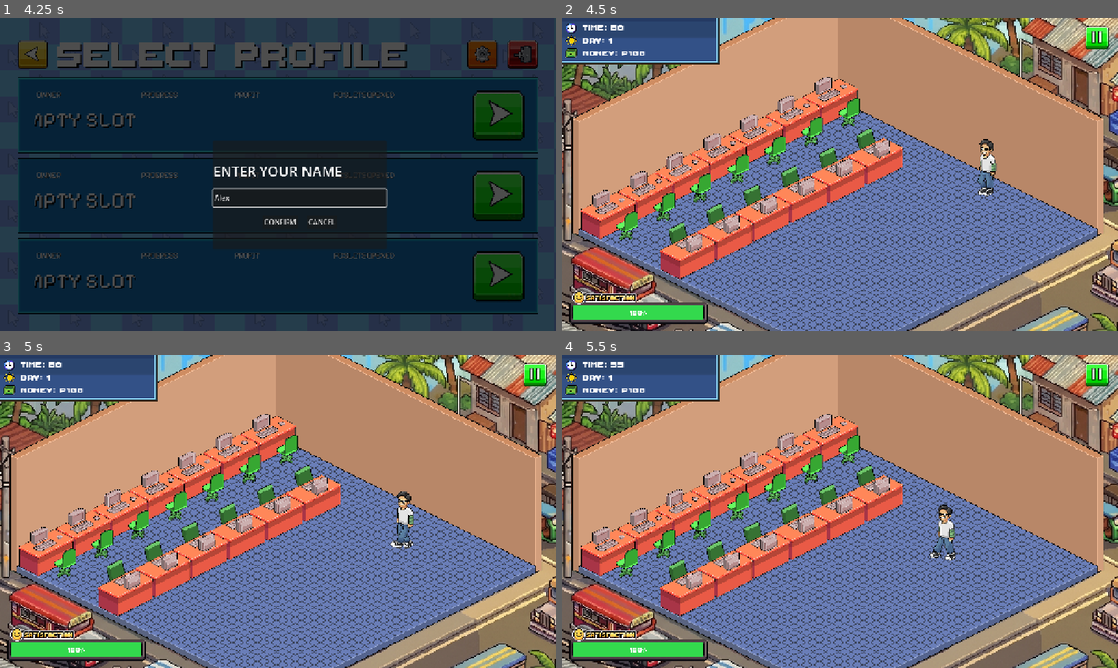
Above: before the commit, frames 1-4 (two rows, left to right).
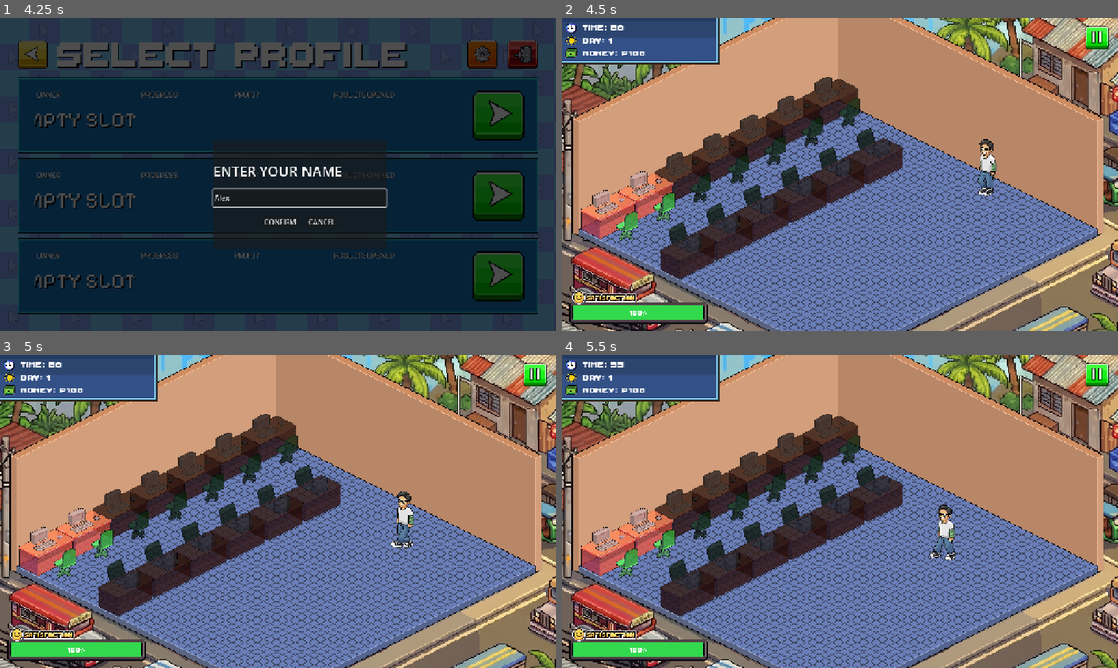
Above: after the commit, the same moments.

Repository: vinnyy-ph/gvd-project-overclocked
Game: Godot game, scene res://ui/main_menu_v2/MainMenuV2.tscn
Two runs of this game, one before a commit and one after it. Both use one fixed random seed, a clock stepped at 60 frames per second and the inputs below. Sound files missing from this copy of the repository are replaced by a short silence.
Inputs (mouse positions are in pixels of both pictures, inside the frame that each line leads up to):
- Up to frame 1 (4.25 s): click (450, 105) at 0.5 s; click (278, 115) at 1.25 s; click (300, 199) at 2.02 s; type "Alex" at 2.1 s; click (278, 196) at 2.75 s; click (278, 274) at 3.5 s
- Up to frame 2 (4.5 s): click "CONFIRM" at 4.25 s
- Up to frame 3 (5 s): no input
- Up to frame 4 (5.5 s): click (828, 439) at 5.02 s

Frame 1 is identical in both runs. In frame 2, 12% of the frame differs, in the area x 3-62%, y 18-84%; in frame 3, 12%; in frame 4, 12%.

Commit message:
Add queue checks, sfx, desk visuals
Prevent players from dragging customers who are not first in line by checking is_first_in_line in Customer._input and showing a temporary "WAIT YOUR TURN!" warning. Add spawn and assign SFX to AudioManager and play them on customer spawn/assign. Change shop behavior: default every_pc_unlocked to false, store original desk scales, and set static desk opacity (1.0 when occupied, 0.8 when free) for clearer visual state. Also rename an AnimatedSprite node to OwnerWalkiing and remove unused CustomerWaiting nodes from the shop_floor scene.

Diff:
--- a/core/autoloads/audio_manager/audio_manager.gd
+++ b/core/autoloads/audio_manager/audio_manager.gd
@@ -14,7 +14,9 @@
 	"success": preload("res://assets/audio/sfx/issue_complete.ogg"),
 	"fail": preload("res://assets/audio/sfx/issue_failed.ogg"),
 	"coin": preload("res://assets/audio/sfx/coin.wav"),
-	"day_start": preload("res://assets/audio/sfx/day_start.ogg")
+	"day_start": preload("res://assets/audio/sfx/day_start.ogg"),
+	"spawn": preload("res://assets/audio/sfx/button_click.wav"),
+	"assign": preload("res://assets/audio/sfx/coin.wav")
 }
 
 func _ready():
--- a/core/shop_floor/customer.gd
+++ b/core/shop_floor/customer.gd
@@ -157,6 +157,11 @@
 					var size = texture.get_size()
 					var rect = Rect2(-size/2, size)
 					if rect.has_point(local_pos):
+						var shop = get_tree().current_scene
+						if shop.has_method("is_first_in_line") and not shop.is_first_in_line(self):
+							shop.show_queue_warning(global_position)
+							return
+
 						is_dragging = true
 						_set_drag_visual(true)
 						drag_offset = get_global_mouse_position() - global_position
@@ -182,6 +187,11 @@
 				var size = texture.get_size()
 				var rect = Rect2(-size/2, size)
 				if rect.has_point(local_pos):
+					var shop = get_tree().current_scene
+					if shop.has_method("is_first_in_line") and not shop.is_first_in_line(self):
+						shop.show_queue_warning(global_position)
+						return
+
 					is_dragging = true
 					_set_drag_visual(true)
 					drag_offset = mouse_pos - global_position
--- a/core/shop_floor/shop_floor_scrollable.gd
+++ b/core/shop_floor/shop_floor_scrollable.gd
@@ -6,7 +6,7 @@
 @onready var satisfaction_bar = $CanvasLayer/HUD/SatisfactionBar
 @onready var time_label = $CanvasLayer/HUD/TimeLabel
 
-@export var every_pc_unlocked: bool = true
+@export var every_pc_unlocked: bool = false
 
 @onready var issue_buttons: Array = []
 
@@ -29,6 +29,7 @@
 # Map slots to their desk nodes and positions
 var seat_nodes: Array = []
 var seat_positions: Array = []
+var original_desk_scales: Array = []
 var issue_labels: Array = []
 
 # Texture constants
@@ -56,6 +57,7 @@
 
 	seat_nodes.resize(num_slots)
 	seat_positions.resize(num_slots)
+	original_desk_scales.resize(num_slots)
 	issue_labels.resize(num_slots)
 	issue_buttons.resize(num_slots)
 	base_positions.resize(num_slots)
@@ -71,6 +73,7 @@
 			desk_node.modulate = modulate_color
 			seat_nodes[slot_idx] = desk_node
 			seat_positions[slot_idx] = desk_node.global_position
+			original_desk_scales[slot_idx] = desk_node.scale
 
 			if is_unlocked:
 				_setup_desk_click(desk_node, slot_idx)
@@ -110,6 +113,9 @@
 	else:
 		desk.texture = OCCUPIED_13 if is_occupied else EMPTY_13
 
+	# Static opacity indication: 1.0 if busy, 0.8 if free
+	desk.modulate.a = 1.0 if is_occupied else 0.8
+
 func _setup_issue_label(slot_idx: int):
 	var label = Label.new()
 	label.name = "IssueLabel_" + str(slot_idx)
@@ -173,6 +179,7 @@
 			_connect_customer_signals(target_customer, slot_idx)
 			target_customer.assign_to_pc(slot_idx, target_pos, desk)
 			_show_station_assigned_feedback(slot_idx)
+			AudioManager.play_sfx("assign")
 			if target_customer == selected_customer:
 				_deselect_customer()
 		else:
@@ -329,6 +336,7 @@
 	if waiting_area:
 		# Diagonal isometric offset (up and left)
 		customer.global_position = waiting_area.global_position + Vector2(waiting_count * -70, waiting_count * -50)
+		AudioManager.play_sfx("spawn")
 
 		# Spawn animation: pop-in from scale 0
 		var final_scale = customer.scale
@@ -351,6 +359,38 @@
 		if c.global_position != target_pos:
 			var tween = create_tween()
 			tween.tween_property(c, "global_position", target_pos, 0.4).set_trans(Tween.TRANS_SINE).set_ease(Tween.EASE_OUT)
+
+func is_first_in_line(customer: Customer) -> bool:
+	var waiting_customers = []
+	for child in customer_container.get_children():
+		if child is Customer and child.current_state == Customer.State.WAITING:
+			waiting_customers.append(child)
+
+	# Oldest is at the end of the container's children due to move_child(0)
+	if waiting_customers.size() > 0:
+		return waiting_customers[waiting_customers.size() - 1] == customer
+	return false
+
+func show_queue_warning(pos: Vector2):
+	var label = Label.new()
+	label.text = "WAIT YOUR TURN!"
+	label.horizontal_alignment = HORIZONTAL_ALIGNMENT_CENTER
+	var font = load("res://assets/fonts/ThaleahFat.ttf")
+	label.add_theme_font_override("font", font)
+	label.add_theme_font_size_override("font_size", 35)
+	label.add_theme_color_override("font_color", Color(1, 0.8, 0.2)) # Yellow/Orange warning
+	label.add_theme_color_override("font_outline_color", Color.BLACK)
+	label.add_theme_constant_override("outline_size", 8)
+	label.custom_minimum_size = Vector2(400, 0)
+
+	$World/Background.add_child(label)
+	# Center the 400px wide label over the customer's position
+	label.global_position = pos + Vector2(-200, -180)
+
+	var tween = create_tween()
+	tween.tween_property(label, "position:y", label.position.y - 40, 0.6).set_trans(Tween.TRANS_SINE).set_ease(Tween.EASE_OUT)
+	tween.parallel().tween_property(label, "modulate:a", 0.0, 0.6).set_delay(0.2)
+	tween.finished.connect(label.queue_free)
 
 func _on_issue_clicked(pc_index: int):
 	var issue_path = GameManager.active_issues[pc_index]
--- a/core/shop_floor/shop_floor_scrollable.tscn
+++ b/core/shop_floor/shop_floor_scrollable.tscn
@@ -311,7 +311,7 @@
 flat = true
 metadata/_edit_use_anchors_ = true
 
-[node name="AnimatedSprite2D" type="AnimatedSprite2D" parent="World/Background" unique_id=471915068]
+[node name="OwnerWalkiing" type="AnimatedSprite2D" parent="World/Background" unique_id=471915068]
 unique_name_in_owner = true
 process_mode = 3
 position = Vector2(770, -54.285645)
@@ -324,30 +324,6 @@
 visible = false
 z_index = 37
 position = Vector2(-246.46431, 765.1974)
-scale = Vector2(0.6091899, 0.6091899)
-texture = ExtResource("10_jajnr")
-script = ExtResource("11_f7hrx")
-
-[node name="CustomerWaiting2" type="Sprite2D" parent="World/Background" unique_id=2095847906]
-visible = false
-z_index = 37
-position = Vector2(-186.4643, 793.76886)
-scale = Vector2(0.6091899, 0.6091899)
-texture = ExtResource("10_jajnr")
-script = ExtResource("11_f7hrx")
-
-[node name="CustomerWaiting3" type="Sprite2D" parent="World/Background" unique_id=827750058]
-visible = false
-z_index = 37
-position = Vector2(-133.60715, 822.3403)
-scale = Vector2(0.6091899, 0.6091899)
-texture = ExtResource("10_jajnr")
-script = ExtResource("11_f7hrx")
-
-[node name="CustomerWaiting4" type="Sprite2D" parent="World/Background" unique_id=694547871]
-visible = false
-z_index = 37
-position = Vector2(-84.28568, 847.1429)
 scale = Vector2(0.6091899, 0.6091899)
 texture = ExtResource("10_jajnr")
 script = ExtResource("11_f7hrx")
